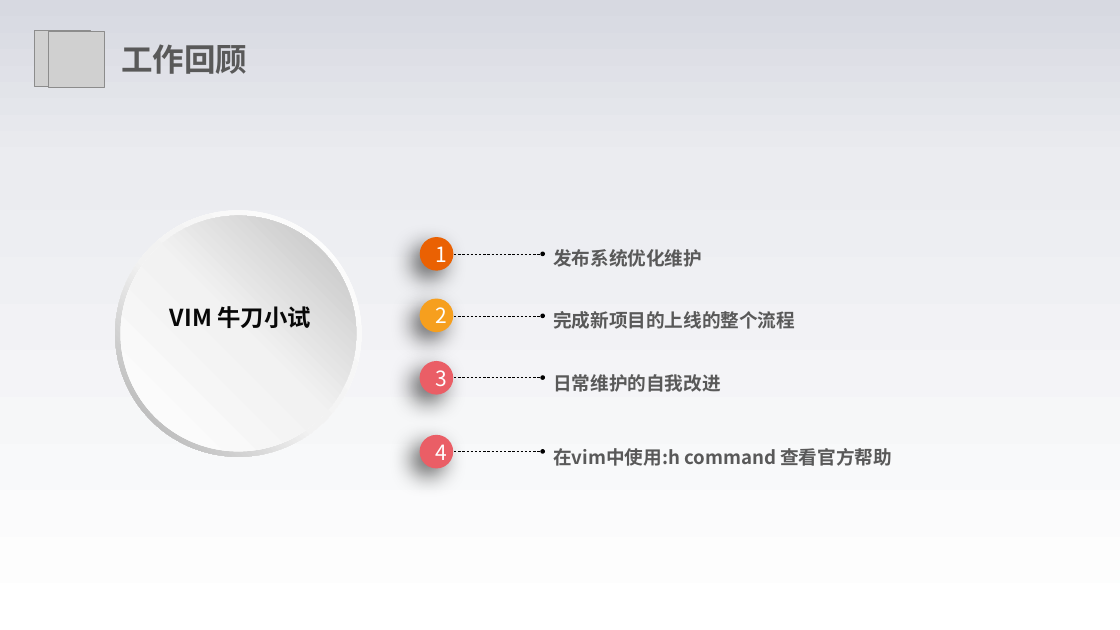
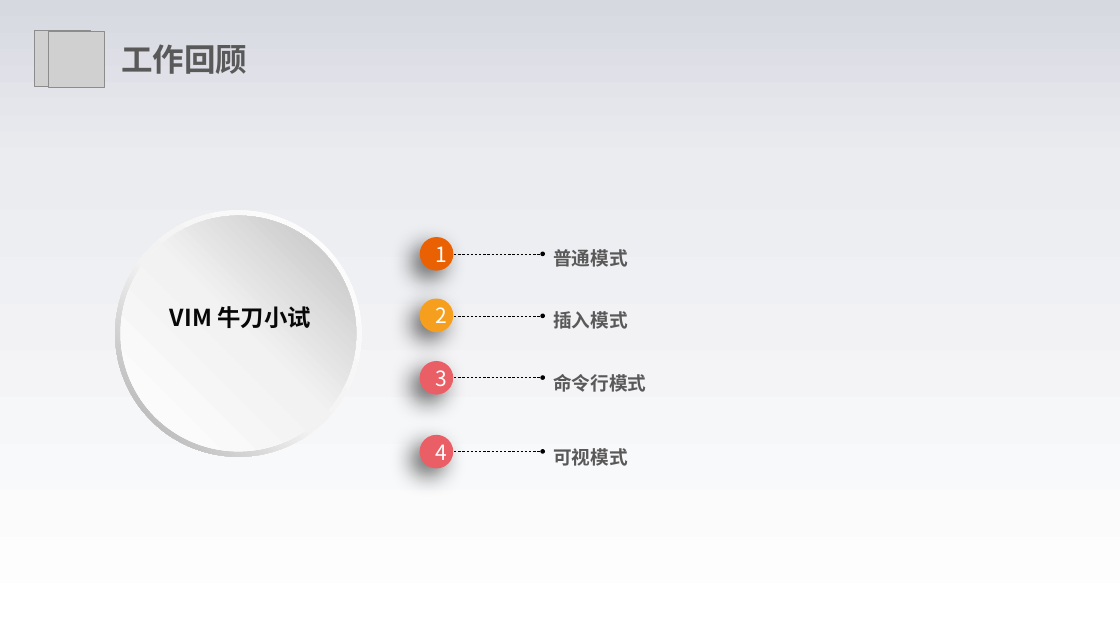
Before and after one commit to forgethub/shell, a slide deck: slide 4 of vim/VIM使用技巧.pptx. Drawn at 1120x630 pixels with LibreOffice and Linux fonts; fonts in the diff are those of the drawing; grey boxes stand for pictures; background and template pictures are left out. Boxes give left, top, right and bottom in pixels: in the first picture for what was removed or moved away, otherwise in the second. Text is boxed around its words. In the diff, an @@ line names an element or a change of style, - is before the commit and + after.

```diff
--- a/vim/VIM使用技巧.pptx
+++ b/vim/VIM使用技巧.pptx
@@ text at [553, 249, 627, 267]: text changed @@
-发布系统优化维护
+普通模式
@@ text at [553, 311, 627, 329]: text changed @@
-完成新项目的上线的整个流程
+插入模式
@@ text at [553, 374, 646, 392]: text changed @@
-日常维护的自我改进
+命令行模式
@@ text at [553, 448, 627, 466]: text changed @@
-在vim中使用:h command 查看官方帮助
+可视模式
```
Also in this commit, not shown: 3 other slides changed, 3 slides removed, 14 other files.
